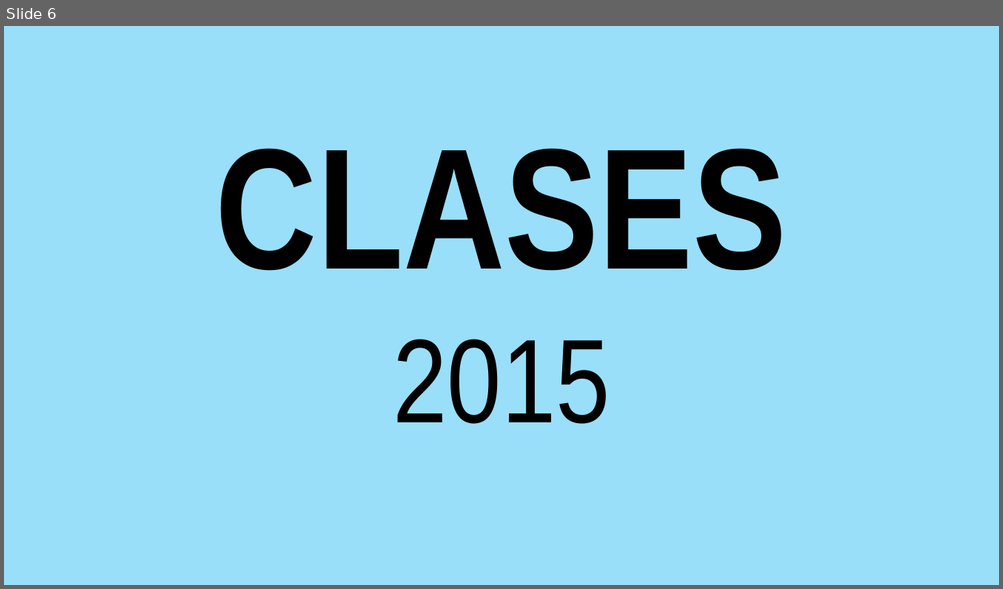
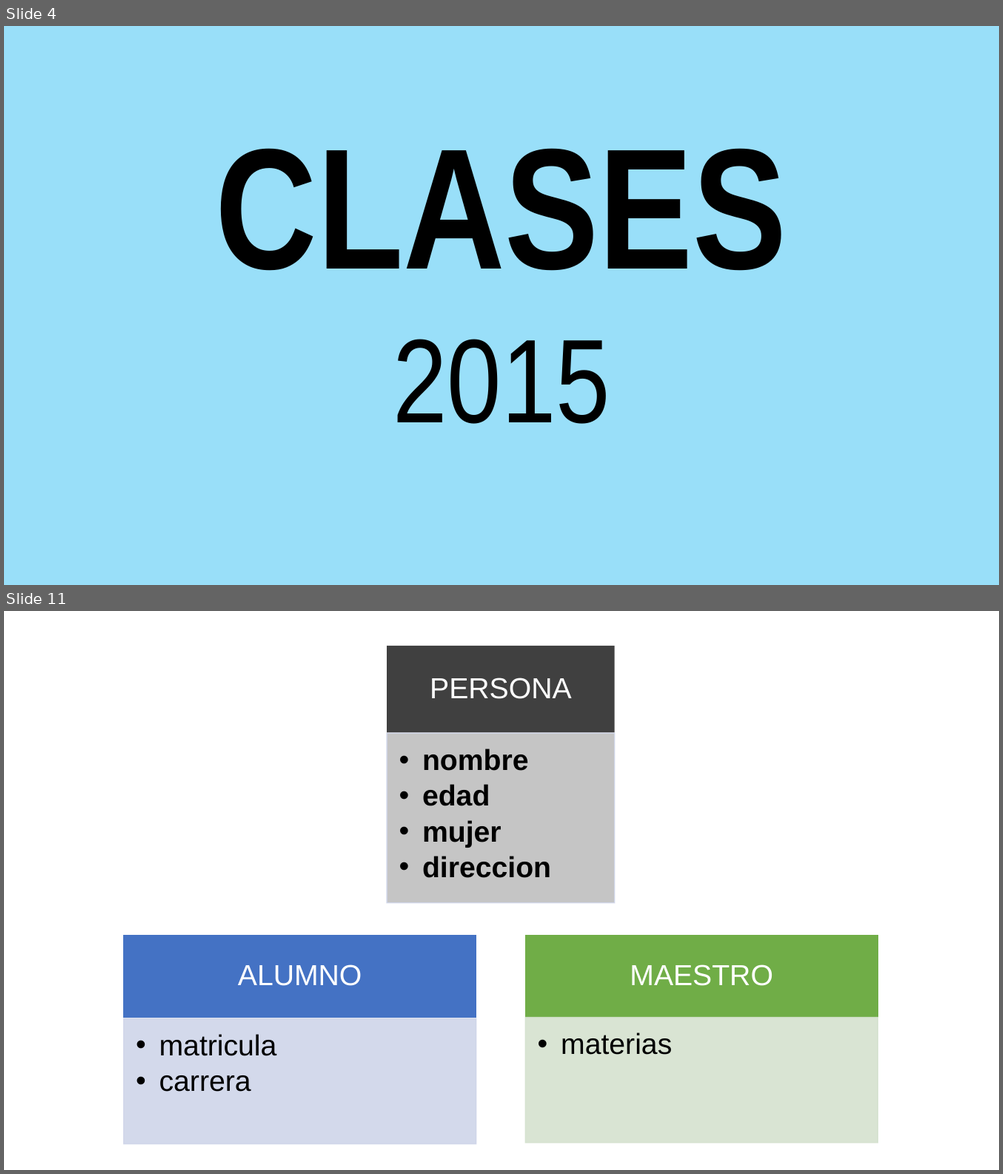
Before and after one commit to YPZ-24/Curso_FundamentosJS, a slide deck: Presentaciones/clase7.pptx. Shown one above the other, each under a label of ours: slide 6 before the commit, slides 4 and 11 after it; the slides between them are not shown. The pictures are 1003x589 and 1003x1174 pixels, drawn with LibreOffice and Linux fonts; fonts in the diff are those of the drawing; background and template pictures are left out. Boxes give left, top, right and bottom in pixels: in the first picture for what was removed or moved away, otherwise in the second. Text is boxed around its words. In the diff, an @@ line names an element or a change of style, - is before the commit and + after.

```diff
--- a/Presentaciones/clase7.pptx
+++ b/Presentaciones/clase7.pptx
@@ slide 11 added at [4,611,999,1170], background picture (left out) @@
@@ group added at [387,646,614,903]: 2 rectangles, 2 texts @@
+PERSONA
+  •• nombre
+  •• edad
+  •• mujer
+  •• direccion
@@ group added at [123,936,878,1145]: 4 rectangles, 4 texts @@
+ALUMNO
+  •• matricula
+  •• carrera
+MAESTRO
+  •• materias
@@ what was slide 6 is now slide 4 @@
```
Also in this commit, not shown: 2 slides changed, 8 other slides added, 1 slide removed, 5 other files.
